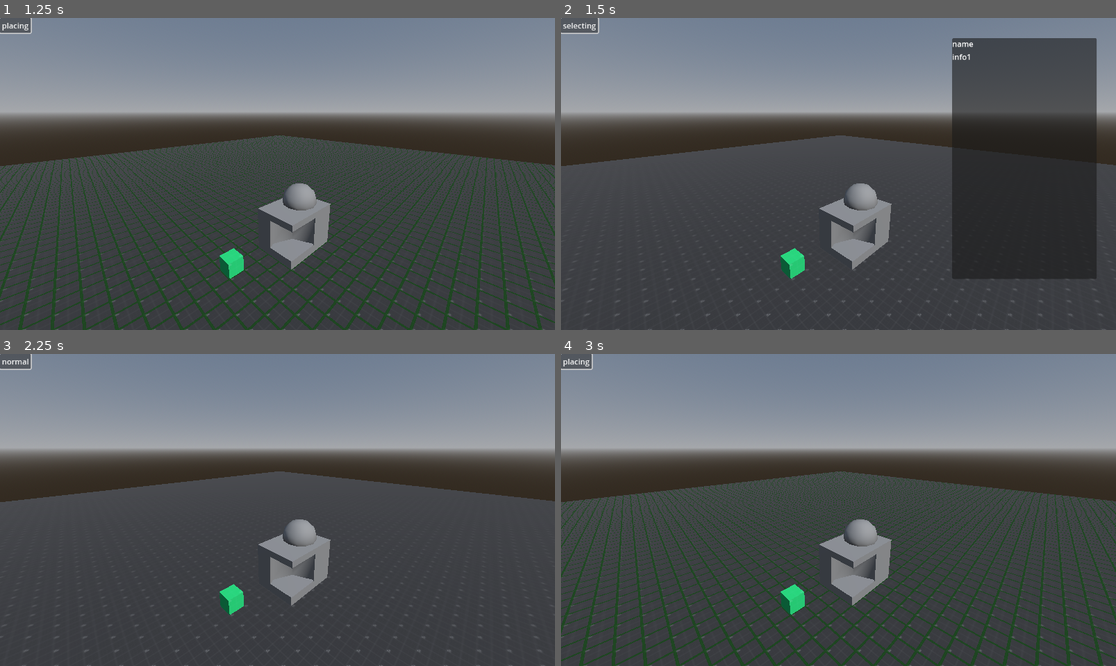
Above: before the commit, frames 1-4 (two rows, left to right).
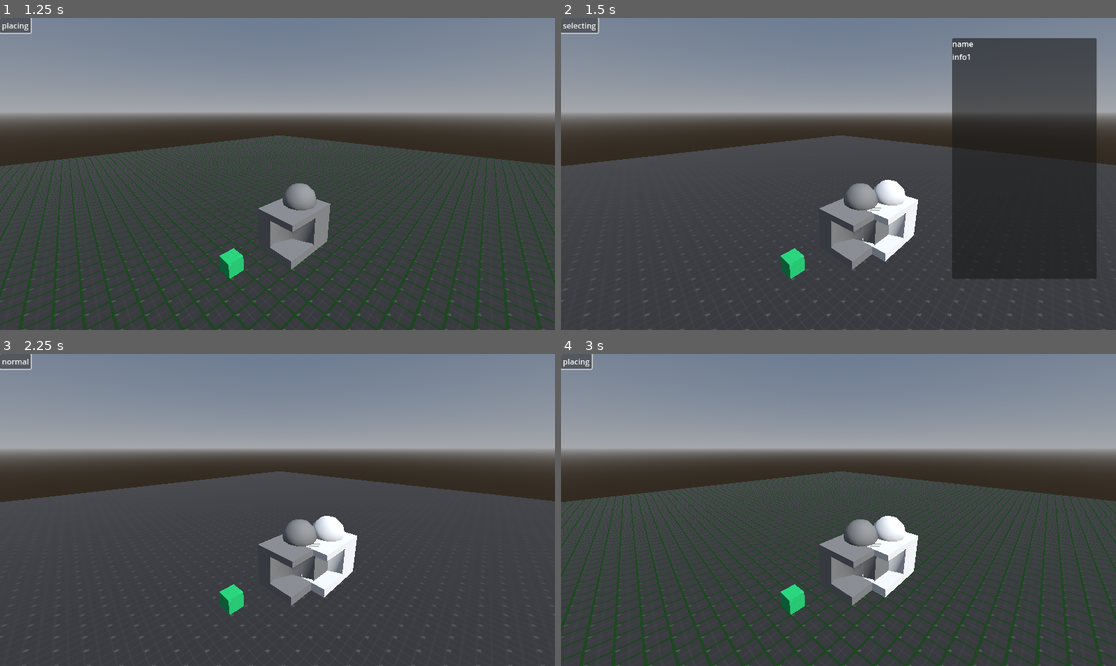
Above: after the commit, the same moments.

Repository: 0x5e8/mold-control
Game: Godot game, scene res://scene/game.tscn
The game is run twice, just before and just after one commit, with the same random seed, the same clock (stepped at 60 frames per second) and the same inputs.
Inputs:
- Up to frame 1 (1.25 s): click "normal" at 0.5 s
- Up to frame 2 (1.5 s): click "placing" at 1.25 s
- Up to frame 3 (2.25 s): click "selecting" at 2 s
- Up to frame 4 (3 s): click "normal" at 2.75 s

Frame 1 is identical in both runs. In frame 2, 1.4% of the frame differs, in the area x 54-65%, y 51-78%; in frame 3, 1.4%; in frame 4, 1.4%.

Commit message:
building placing

Diff:
--- a/class/Building.gd
+++ b/class/Building.gd
@@ -21,10 +21,13 @@
 	MISSING_COLLISION_SHAPE: false
 }
 
+func disable_opacity():
+	if not geometry: return
+	if not geometry.material_override: return
+
+	geometry.material_override.transparency = BaseMaterial3D.Transparency.TRANSPARENCY_DISABLED
+
 func set_opacity(alpha):
-	if not self.name: return
-
-	print(self.name)
 	assert(geometry, "an geometry instance must be given")
 	if not geometry.material_override:
 		geometry.material_override = StandardMaterial3D.new()
--- a/scene/game.tscn
+++ b/scene/game.tscn
@@ -1,9 +1,10 @@
-[gd_scene load_steps=11 format=3 uid="uid://bl6kx2v8meotl"]
+[gd_scene load_steps=12 format=3 uid="uid://bl6kx2v8meotl"]
 
 [ext_resource type="PackedScene" uid="uid://pkjgwfcx7x34" path="res://class/Building.tscn" id="2_7bi7w"]
 [ext_resource type="PackedScene" uid="uid://cqiad0it050ig" path="res://building/lab/lab.tscn" id="2_402yj"]
 [ext_resource type="Script" path="res://script/mouse_controller.gd" id="2_bju7i"]
 [ext_resource type="Script" path="res://script/game_controller.gd" id="3_ex5qy"]
+[ext_resource type="Script" path="res://script/placing_controller.gd" id="3_vx3tn"]
 [ext_resource type="PackedScene" uid="uid://pccr0bcja5s0" path="res://scene/camera.tscn" id="5_5dh7y"]
 [ext_resource type="PackedScene" uid="uid://osbqr5m0upwv" path="res://scene/platform.tscn" id="6_1w6rt"]
 [ext_resource type="PackedScene" uid="uid://bngy16rweaggf" path="res://scene/gridline.tscn" id="7_0tg6w"]
@@ -24,6 +25,10 @@
 
 [node name="game-controller" type="Node" parent="."]
 script = ExtResource("3_ex5qy")
+
+[node name="placing-controller" type="Node" parent="." node_paths=PackedStringArray("building_container")]
+script = ExtResource("3_vx3tn")
+building_container = NodePath("../buildings")
 
 [node name="buildings" type="Node" parent="."]
 
--- /dev/null
+++ b/script/placing_controller.gd
@@ -0,0 +1,28 @@
+extends Node
+
+@export var building_container: Node
+
+var placing_building: Building = null
+
+var lab: Resource = preload("res://building/lab/lab.tscn")
+
+func _input(event: InputEvent) -> void:
+	if Globals.current_mode != Globals.Mode.PLACING:
+		if placing_building:
+			placing_building.queue_free()
+			placing_building = null
+		return
+	if event is InputEventMouseMotion:
+		if not placing_building:
+			placing_building = lab.instantiate()
+			placing_building.set_opacity(0.1)
+			building_container.add_child(placing_building)
+
+		var raycast: Dictionary = %camera.mouse_cast()
+		if not raycast.is_empty():
+			placing_building.global_position = raycast.position
+			placing_building.snap_to_grid()
+	if event is InputEventMouseButton and placing_building:
+		if event.button_index == MOUSE_BUTTON_LEFT:
+			placing_building.disable_opacity()
+			placing_building = null
